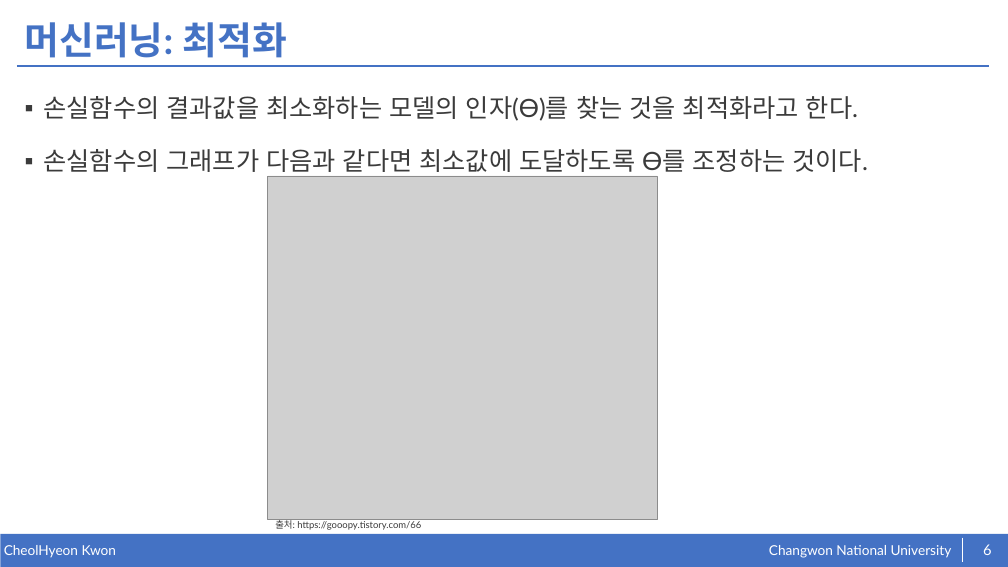
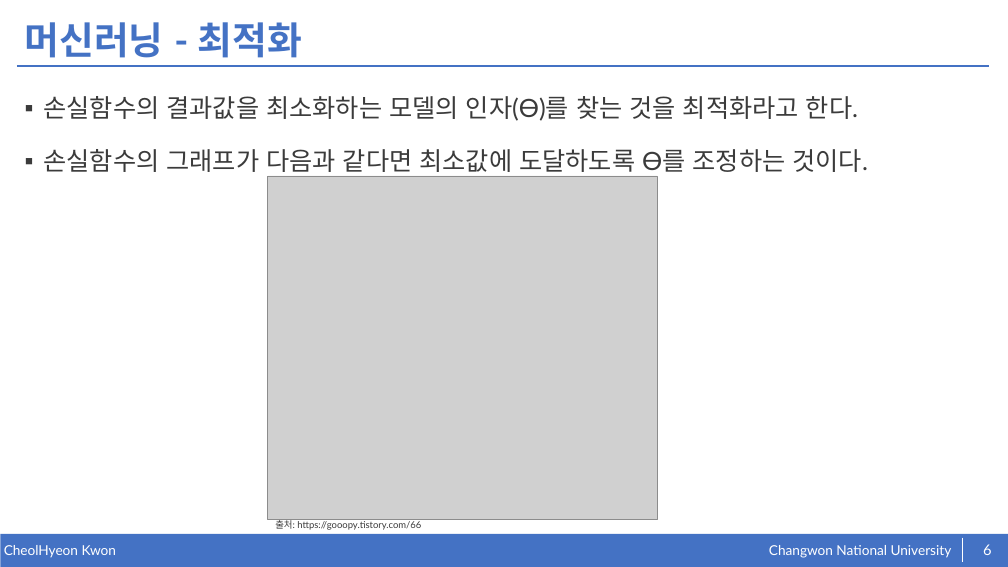
Before and after one commit to kkcchh9999/Studied_in_NOSLab, a slide deck: slide 6 of presentation/Machine_Learning.pptx. Drawn at 1008x567 pixels with LibreOffice and Linux fonts; fonts in the diff are those of the drawing; grey boxes stand for pictures. Boxes give left, top, right and bottom in pixels: in the first picture for what was removed or moved away, otherwise in the second. Text is boxed around its words. In the diff, an @@ line names an element or a change of style, - is before the commit and + after.

```diff
--- a/presentation/Machine_Learning.pptx
+++ b/presentation/Machine_Learning.pptx
@@ title at (25,22,302,58): text changed @@
-머신러닝: 최적화
+머신러닝 - 최적화
```
Also in this commit, not shown: 6 other slides changed.
